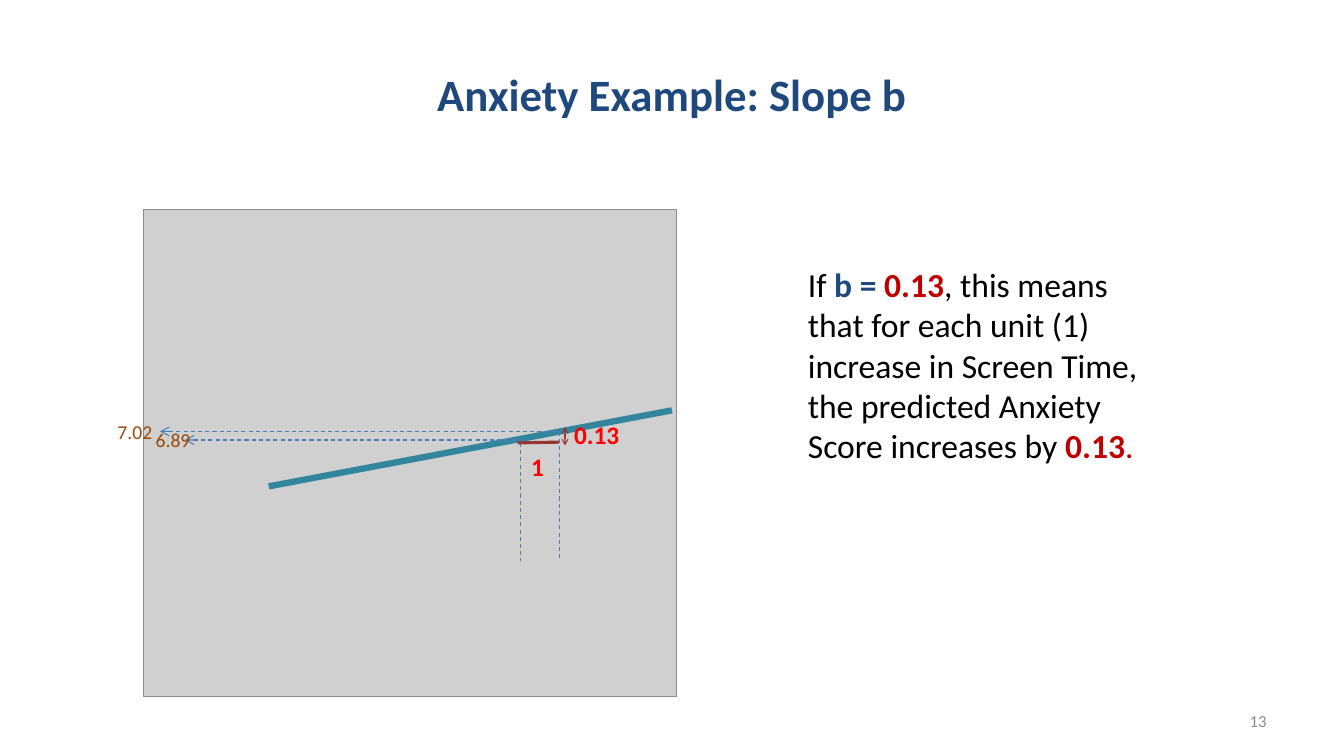
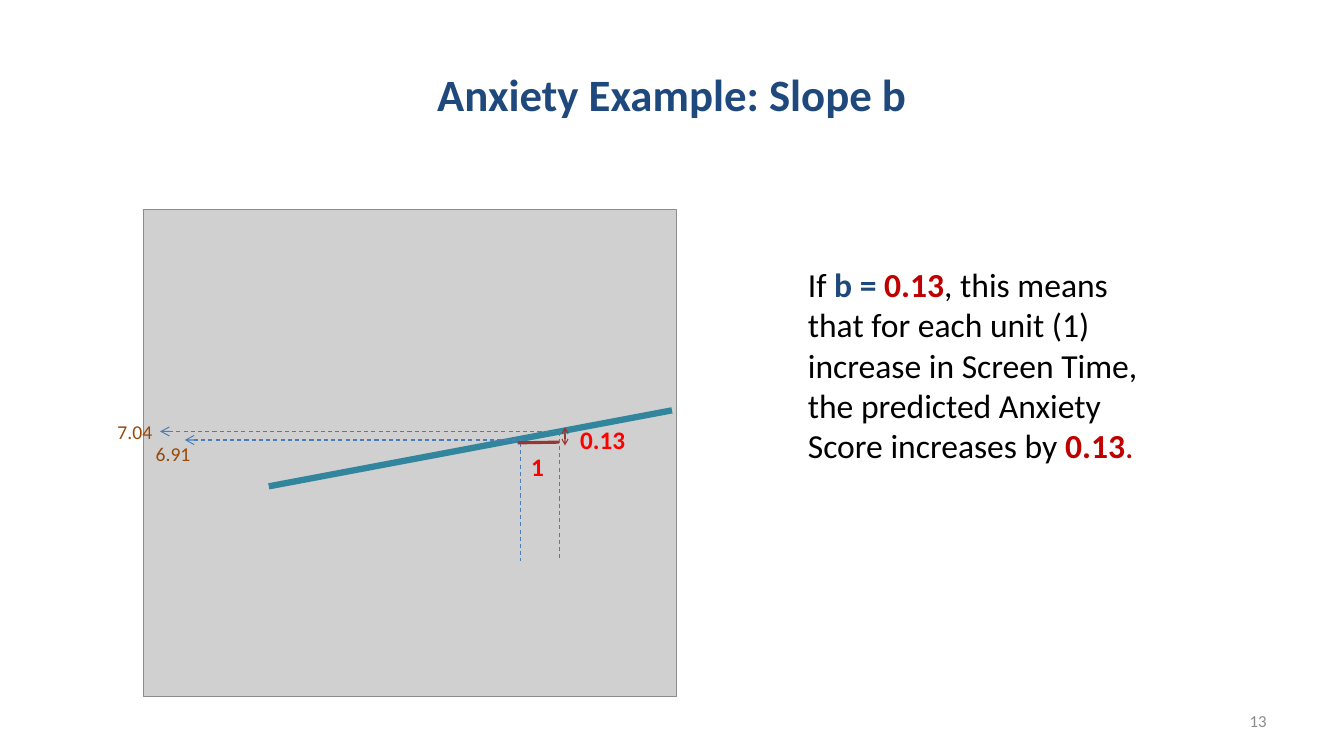
Before and after one commit to chrisjberry/datafluencyCB, a slide deck: slide 13 of docs/slides/PSYC753_L1_SimpleRegression.pptx. Drawn at 1344x756 pixels with LibreOffice and Linux fonts; fonts in the diff are those of the drawing; grey boxes stand for pictures. Boxes give left, top, right and bottom in pixels: in the first picture for what was removed or moved away, otherwise in the second. Text is boxed around its words. In the diff, an @@ line names an element or a change of style, - is before the commit and + after.

```diff
--- a/docs/slides/PSYC753_L1_SimpleRegression.pptx
+++ b/docs/slides/PSYC753_L1_SimpleRegression.pptx
@@ text "0.13": place and size @@
-text "0.13" at box(574, 424, 619, 444)
+text "0.13" at box(580, 428, 625, 449)
@@ text at box(117, 423, 152, 445): text changed @@
-7.02
+7.04
@@ text at box(156, 447, 191, 461): text changed @@
-6.89
+6.91
```
Also in this commit, not shown: 3 other slides changed, 1 other file.
